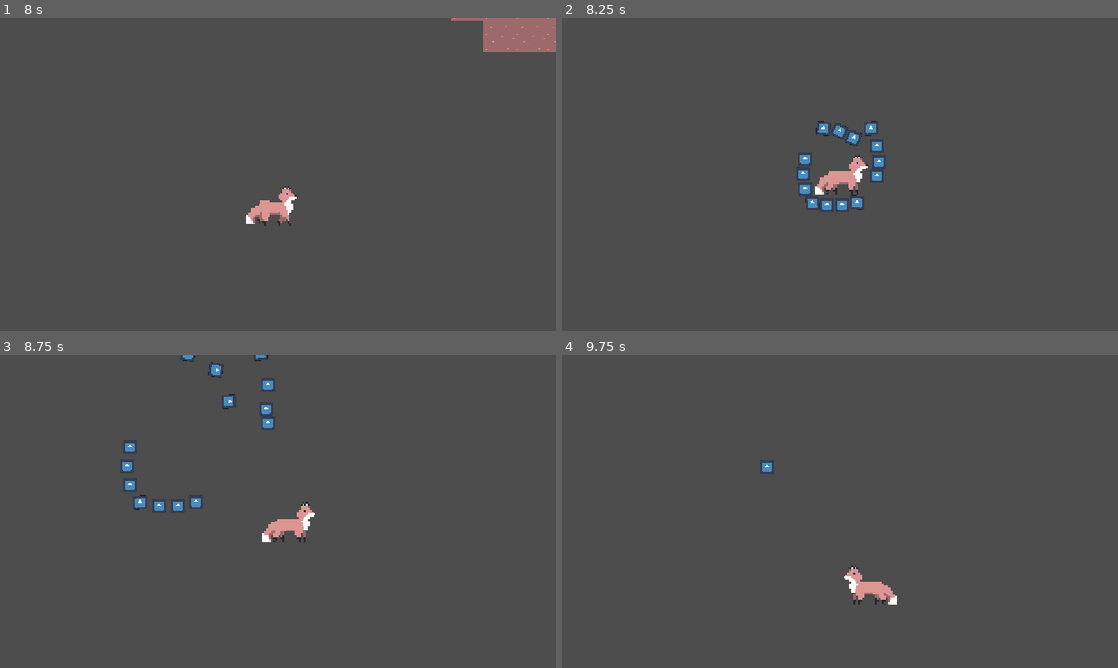
Above: before the commit, frames 1-4 (two rows, left to right).
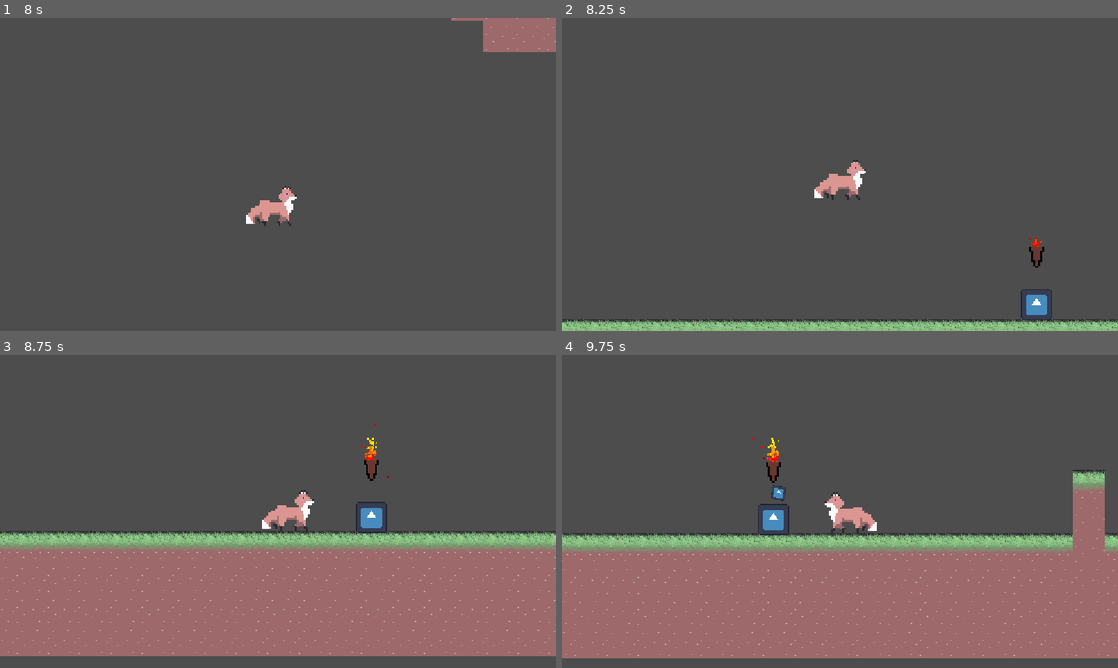
Above: after the commit, the same moments.

Repository: skueee/jame-gam-26
Game: Godot game, scene res://main.tscn
Same seed, same stepped clock (60 frames per second), same inputs: the game is played once before the commit and once after it. The engine's default icon, where the game draws it, is replaced by a stand-in: a white triangle on a blue panel in a dark square.
Inputs (mouse positions are in pixels of both pictures, inside the frame that each line leads up to):
- Up to frame 1 (8 s): tap Enter at 0.5 s; move the mouse to (400, 158) at 0.52 s; hold Right (right) 0.53-2.03 s; tap Up (up) at 0.6, 0.77, 1.07, 1.52, 1.55, 1.82, 2.3, 3.02, 3.05, 3.32, 3.77, 3.8, 4.07, 4.35, 4.52, 4.82, 5.3, 6.02, 6.05, 6.32, 6.77, 6.8, 7.07, 7.52, 7.55, 7.82 s; click (400, 158) at 0.67 s; move the mouse to (166, 190) at 1.27 s; tap Shift (bridge) at 1.35, 5.1 s; move the mouse to (333, 105) at 2.02 s; hold Left (left) 2.03-2.78 s; tap Space (continue) at 2.1, 5.85 s; move the mouse to (250, 237) at 2.77 s; hold Right (right) 2.78-4.28 s; tap Q (throw) at 2.85, 6.6 s; click (250, 237) at 2.92 s; move the mouse to (444, 221) at 3.52 s; tap Alt at 3.6, 7.35 s; move the mouse to (111, 127) at 4.27 s; hold Left (left) 4.28-5.03 s; move the mouse to (305, 174) at 5.02 s; hold Right (right) 5.03-5.78 s; click (305, 174) at 5.17 s; move the mouse to (194, 96) at 5.77 s; hold Left (left) 5.78-7.28 s; move the mouse to (400, 158) at 6.52 s; move the mouse to (166, 190) at 7.27 s; hold Right (right) from 7.28 s (still down); click (166, 190) at 7.42 s
- Up to frame 2 (8.25 s): keep holding Right (right); move the mouse to (895, 105) at 8.02 s; tap Up (up) at 8.1 s
- Up to frame 3 (8.75 s): keep holding Right (right)
- Up to frame 4 (9.75 s): move the mouse to (812, 574) at 8.77 s; tap Shift (bridge) at 8.85 s; tap Up (up) at 9.02, 9.05, 9.32 s; move the mouse to (1006, 558) at 9.52 s; release Right (right) at 9.53 s; hold Left (left) from 9.53 s (still down); tap Space (continue) at 9.6 s; click (1006, 558) at 9.67 s

Frame 1 is identical in both runs. In frame 2, 5.1% of the frame differs, in the area x 0-100%, y 32-100%; in frame 3, 42%; in frame 4, 42%, in the area x 0-100%, y 26-97%.

Commit message:
nyanyanya

Diff:
--- a/dropzone.tscn
+++ b/dropzone.tscn
@@ -14,7 +14,7 @@
 
 func _on_body_entered(body: Node2D) -> void:
 	if body.name == \"player\":
-		body.die()
+		body.die(true)
 "
 
 [sub_resource type="WorldBoundaryShape2D" id="WorldBoundaryShape2D_tsws6"]
--- a/main.tscn
+++ b/main.tscn
@@ -9,6 +9,7 @@
 [ext_resource type="PackedScene" uid="uid://b4mxlk2it25gx" path="res://torch.tscn" id="5_lquwl"]
 [ext_resource type="PackedScene" uid="uid://dhceoonaopdoa" path="res://assets/potion/potion.tscn" id="6_7mycd"]
 [ext_resource type="PackedScene" uid="uid://cja51vxeisg5k" path="res://dropzone.tscn" id="7_272bh"]
+[ext_resource type="PackedScene" uid="uid://bdssw3vtf8yxf" path="res://cloud_potion.tscn" id="10_4c57u"]
 
 [sub_resource type="TileSetAtlasSource" id="TileSetAtlasSource_kek77"]
 texture = ExtResource("2_5vw27")
@@ -85,4 +86,13 @@
 [node name="Fireeffect6" parent="." unique_id=1778400004 instance=ExtResource("5_lquwl")]
 position = Vector2(950, -29)
 
+[node name="cloud_potion" parent="." unique_id=1756372684 instance=ExtResource("10_4c57u")]
+position = Vector2(1172, 70)
+seconds = 3
+reusable = true
+
+[node name="StaticBody2D" type="StaticBody2D" parent="." unique_id=240568466]
+
+[node name="Node" type="Node" parent="." unique_id=294547103]
+
 [editable path="enemy"]
--- a/player.gd
+++ b/player.gd
@@ -146,8 +146,8 @@
 		jump = false
 
 
-func die():
-	if lives > 1:
+func die(force: bool = false):
+	if lives > 1 and not force:
 		lives -= 1
 		shield()
 		return
--- /dev/null
+++ b/tree.tscn
@@ -0,0 +1,10 @@
+[gd_scene format=3 uid="uid://ckdexfpmexwah"]
+
+[ext_resource type="Texture2D" uid="uid://bxm6uplxfq81a" path="res://tree.png" id="1_brfkd"]
+
+[node name="tree" type="Node2D" unique_id=595636129]
+
+[node name="Sprite2D" type="Sprite2D" parent="." unique_id=1095440469]
+position = Vector2(-1.9073486e-06, -7.6293945e-06)
+scale = Vector2(0.044034094, 0.044034094)
+texture = ExtResource("1_brfkd")
Binary file added: tree.png
Not shown, added: tree.png.import
